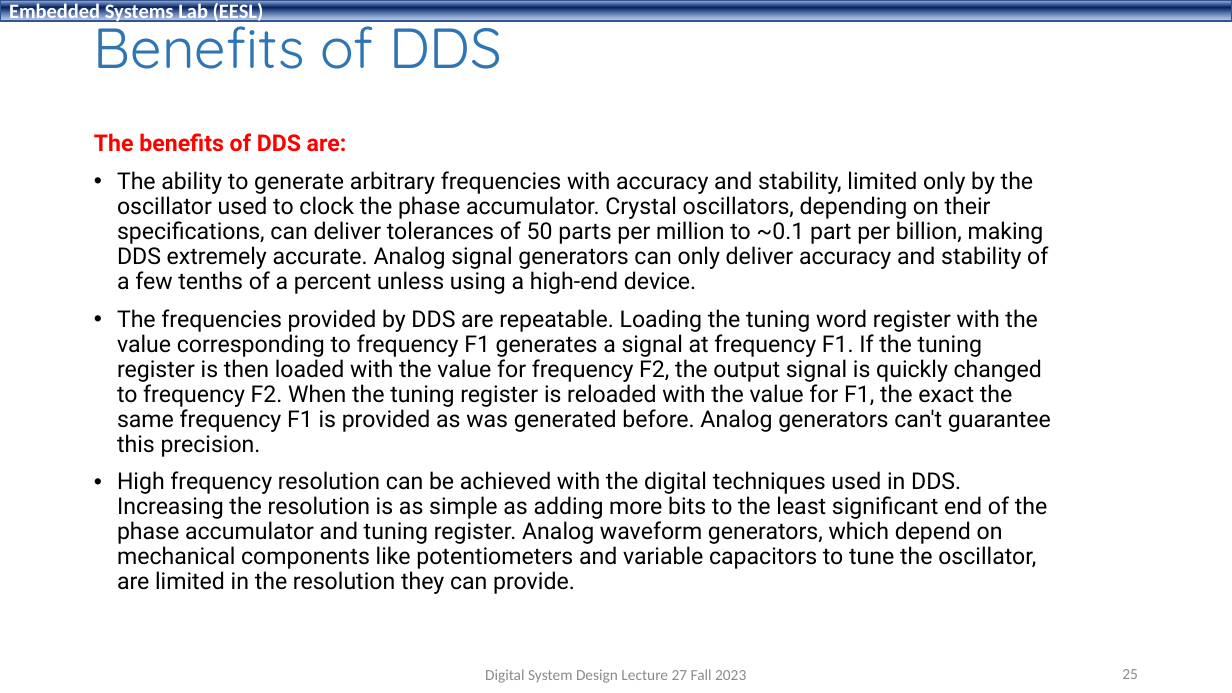
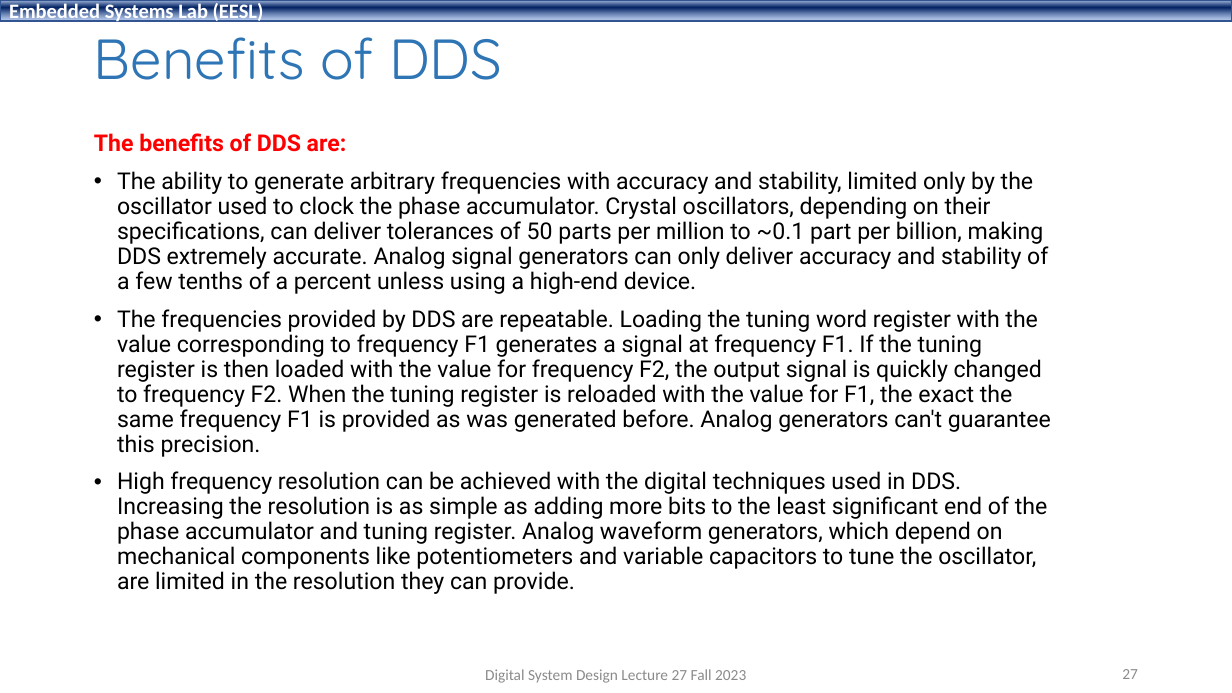
Before and after one commit to shahidmasud/shahidmasud.github.io, a slide deck: slide 27 of DSD_Lec27_Fall2023.ppsx (slide 25 before the commit). Drawn at 1232x693 pixels with LibreOffice and Linux fonts; fonts in the diff are those of the drawing; background and template pictures are left out. Boxes give left, top, right and bottom in pixels: in the first picture for what was removed or moved away, otherwise in the second. Text is boxed around its words. In the diff, an @@ line names an element or a change of style, - is before the commit and + after.

```diff
--- a/DSD_Lec27_Fall2023.ppsx
+++ b/DSD_Lec27_Fall2023.ppsx
@@ title "Benefits of DDS": place and size @@
-title "Benefits of DDS" at box(94, 9, 502, 69)
+title "Benefits of DDS" at box(94, 20, 502, 80)
@@ page number at box(1122, 669, 1138, 679): text changed @@
-25
+27
```
Also in this commit, not shown: 14 other slides changed, 2 slides added, 1 other file.
